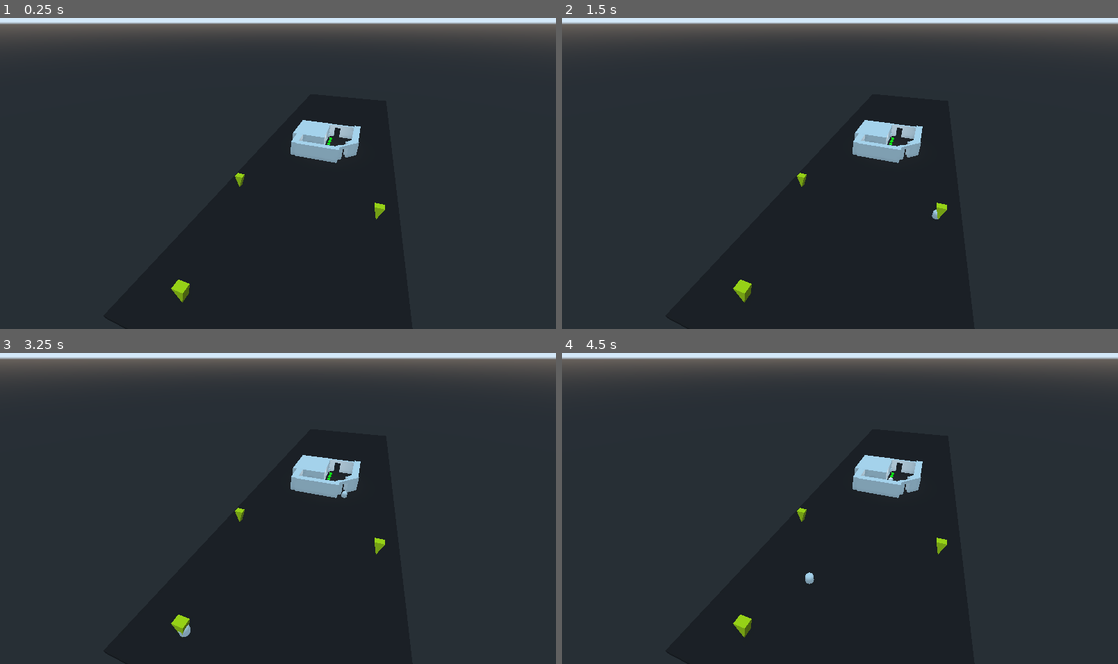
Above: before the commit, frames 1-4 (two rows, left to right).
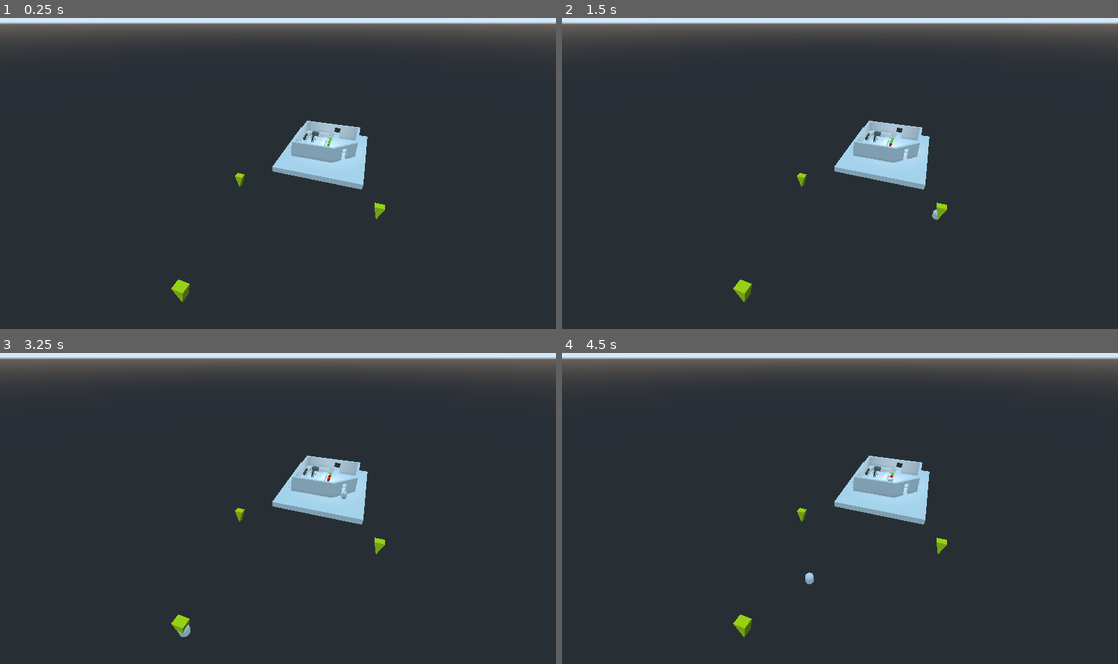
Above: after the commit, the same moments.

Repository: outfrost/ld49
Game: Godot game, scene res://level/CafeNavmesh.tscn
Same seed, same stepped clock (60 frames per second), same inputs: the game is played once before the commit and once after it. This scene is started directly instead of the project's main scene.
Inputs (mouse positions are in pixels of both pictures, inside the frame that each line leads up to):
- Up to frame 1 (0.25 s): no input
- Up to frame 2 (1.5 s): tap Enter at 0.5 s; move the mouse to (962, 157) at 0.52 s; click (962, 157) at 0.67 s; tap Space at 1.25 s; move the mouse to (728, 189) at 1.27 s; click (728, 189) at 1.42 s
- Up to frame 3 (3.25 s): move the mouse to (333, 440) at 2.02 s; click (333, 440) at 2.17 s; move the mouse to (250, 570) at 2.77 s; click (250, 570) at 2.92 s
- Up to frame 4 (4.5 s): move the mouse to (1006, 555) at 3.52 s; click (1006, 555) at 3.67 s; move the mouse to (673, 461) at 4.27 s; click (673, 461) at 4.42 s

The runs differ from the first frame. In frame 1, 1.9% of the frame differs, in the area x 49-67%, y 32-56%; in frame 2, 1.9%, in the area x 49-68%, y 32-65%; in frame 3, 1.9%; in frame 4, 1.9%.
Error in both runs: Invalid get index 'time_elapsed' (on base: 'null instance'). (res://level/EspressoMachine.gd:51)

Commit message:
Fixed spawning extra customer when all spots were allocated

Diff:
--- a/game/customer/CustomerSpawner.gd
+++ b/game/customer/CustomerSpawner.gd
@@ -30,15 +30,20 @@
 	else:
 		printerr("No spawning spots found!", get_stack())
 
-func _on_SpawnTimer_timeout():
-	spawn_customer()
+func _on_SpawnTimer_timeout()->void:
+	if has_free_seats():
+		spawn_customer()
 
+func has_free_seats()->bool:
+	for i in sitting_spots:
+		if not i.busy:
+			return true
+	return false
 #manage the need for customers based on free spots
 func _process(delta):
 	if spawn_timer.is_stopped() && game_is_running:
-		for i in sitting_spots:
-			if not i.busy:
-				spawn_timer.start()
+		if has_free_seats():
+			spawn_timer.start()
 
 func _ready():
 	yield(get_tree().create_timer(3), "timeout")
--- a/game/customer/DrinkingSpot.gd
+++ b/game/customer/DrinkingSpot.gd
@@ -3,6 +3,9 @@
 #Define locations for the customers to go
 
 var busy:bool = false
+
+func set_busy(value:bool)->void:
+	busy = value
 
 func leave() -> void:
 	busy = false
@@ -12,9 +15,13 @@
 	if not OS.has_feature("debug"):
 		hide()
 
-func _process(delta):
+func update():
 	if OS.has_feature("debug"):
 		if busy:
-			$MeshInstance.get_active_material(0).albedo_color = Color(1,0,0)
+			var copy = $MeshInstance.get_active_material(0).duplicate()
+			copy.albedo_color = Color(1,0,0)
+			$MeshInstance.material_override = copy
 		else:
-			$MeshInstance.get_active_material(0).albedo_color = Color(0,1,0)
+			var copy = $MeshInstance.get_active_material(0).duplicate()
+			copy.albedo_color = Color(0,1,0)
+			$MeshInstance.material_override = copy
--- a/game/customer/GenericCustomer.gd
+++ b/game/customer/GenericCustomer.gd
@@ -33,7 +33,8 @@
 	var seats = get_tree().get_nodes_in_group("drinking_spot")
 	for i in seats:
 		if not i.busy:
-			i.busy = true
+			i.set_busy(true)
+			i.update()
 			target = i
 			move_to(target.global_transform.origin)
 			break
--- a/level/CafeNavmesh.tscn
+++ b/level/CafeNavmesh.tscn
@@ -37,6 +37,7 @@
 transform = Transform( 0.29619, 0, 0, 0, 0.29619, 0, 0, 0, 0.29619, 0.373641, 0.735948, -2.56985 )
 
 [node name="NavigationMeshInstance" type="NavigationMeshInstance" parent="Navigation" index="3"]
+visible = false
 navmesh = SubResource( 1 )
 
 [node name="MeshInstance" type="MeshInstance" parent="Navigation/NavigationMeshInstance" index="0"]
@@ -46,6 +47,7 @@
 
 [node name="MeshInstance2" type="MeshInstance" parent="Navigation/NavigationMeshInstance" index="1"]
 transform = Transform( 4.0942, 0, 0, 0, 2.99615, 0, 0, 0, 0.647208, -1.15836, 0, 5.60781 )
+visible = false
 mesh = SubResource( 4 )
 material/0 = null
 
@@ -56,16 +58,19 @@
 
 [node name="MeshInstance4" type="MeshInstance" parent="Navigation/NavigationMeshInstance" index="3"]
 transform = Transform( 3.27659, 0, 0, 0, 2.99615, 0, 0, 0, 3.99639, -3.73433, 0, -2.09967 )
+visible = false
 mesh = SubResource( 4 )
 material/0 = null
 
 [node name="MeshInstance3" type="MeshInstance" parent="Navigation/NavigationMeshInstance" index="4"]
 transform = Transform( 0.74931, 0, 0.483253, 0, 2.99615, 0, -0.841096, 0, 0.430517, 4.9479, 0, 1.99497 )
+visible = false
 mesh = SubResource( 4 )
 material/0 = null
 
 [node name="MeshInstance7" type="MeshInstance" parent="Navigation/NavigationMeshInstance" index="5"]
 transform = Transform( -0.0245147, 0, 0.647055, 0, 2.99615, 0, -4.41635, 0, -0.0552348, 5.36305, 0, -2.20055 )
+visible = false
 mesh = SubResource( 4 )
 material/0 = null
 
